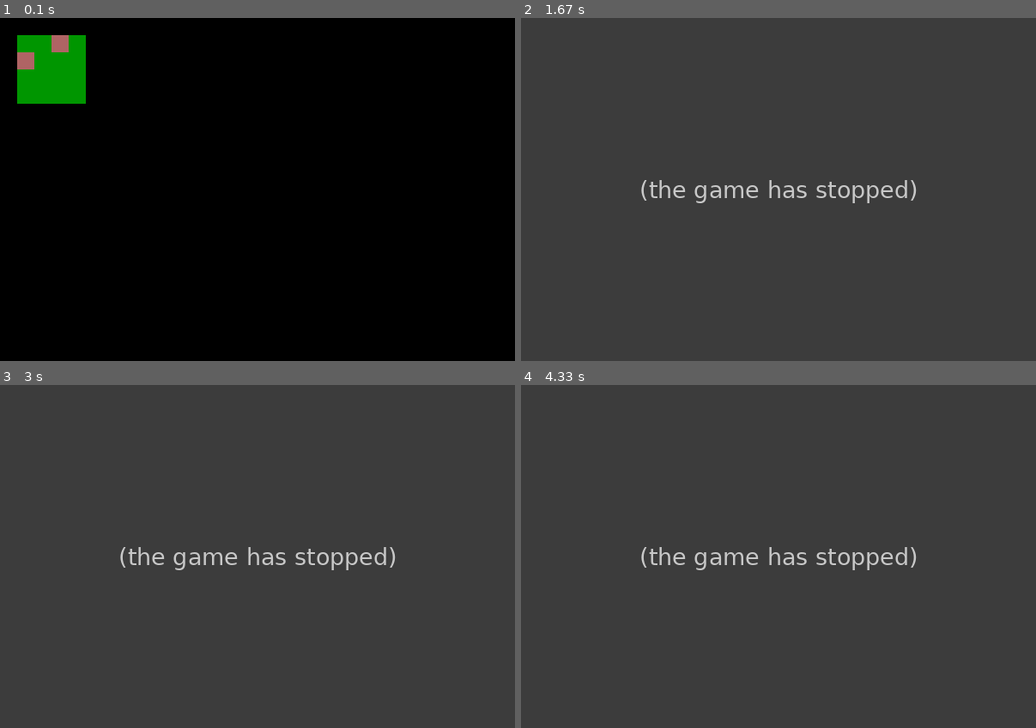
Above: before the commit, frames 1-4 (two rows, left to right).
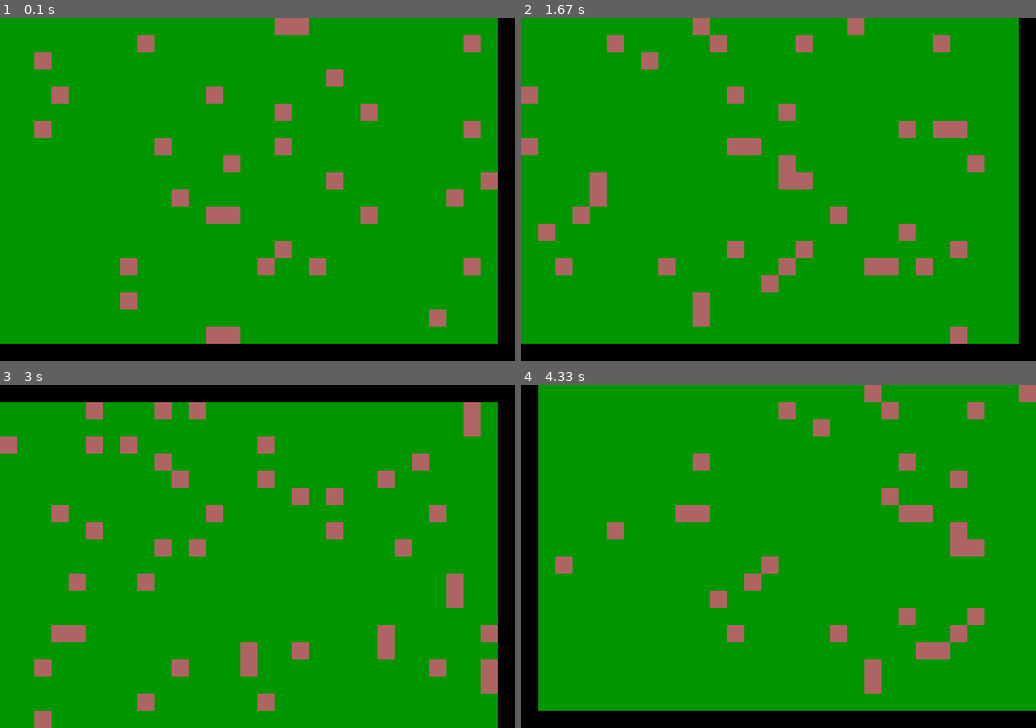
Above: after the commit, the same moments.

Repository: Name6672/python-testing
Game: pygame game, started from block colour grid.py
Same seed, same stepped clock (60 frames per second), same inputs: the game is played once before the commit and once after it.
Inputs (mouse positions are in pixels of both pictures, inside the frame that each line leads up to):
- Up to frame 1 (0.1 s): no input
- Up to frame 2 (1.67 s): hold F6 0.33-0.8 s; hold D 0.33-0.8 s; move the mouse to (757, 203) at 0.37 s; hold F5 0.83-1.3 s; hold D 0.83-1.3 s; move the mouse to (654, 192) at 0.87 s; press the mouse at (840, 220) at 1.37 s; move the mouse to (742, 141) at 1.47 s; release the mouse at (644, 62) at 1.6 s
- Up to frame 3 (3 s): press the mouse at (319, 587) at 1.7 s; move the mouse to (195, 566) at 1.8 s; release the mouse at (72, 546) at 1.93 s; hold D 2-2.47 s; click (231, 645) at 2.08 s; hold W 2.5-2.8 s; click (242, 498) at 2.58 s; hold D from 2.83 s (still down); click (185, 484) at 2.92 s
- Up to frame 4 (4.33 s): release D at 3.3 s; hold A 3.33-3.87 s; click (912, 525) at 3.42 s; hold S 3.9-4.2 s; click (938, 549) at 3.98 s; hold A from 4.23 s (still down); click (886, 494) at 4.32 s

The runs differ from the first frame. In frame 1, 90% of the frame differs, in the area x 0-97%, y 0-95%; in frame 2, 100%, in the area x 0-100%, y 0-100%; in frame 3, 100%; in frame 4, 100%.
Error before the commit: KeyError: 11 (block colour grid.py line 29); the game stopped at 1.37 s (later frames are placeholders)

Commit message:
added loading grids

Diff:
--- a/block colour grid.py
+++ b/block colour grid.py
@@ -2,6 +2,9 @@
 import pygame
 import utilities
 import math
+from blockGrid import BlockGrid
+from blockGrid import save_grid
+import gridFileParser
 
 #globals
 screen_size = width, height = (600,400)
@@ -9,46 +12,17 @@
 background_colour = 0x000000
 pygame.init()
 screen = pygame.display.set_mode(screen_size)
+GRID_SAVE_FILE = 'grid_saved_output.txt'
 
 clock = pygame.time.Clock()
 
 
 
-class BlockGrid:
-  def __init__(self,hori_blocks,vert_blocks,default_value=0):
-    self.blocks = self.create_blocks_container(hori_blocks,vert_blocks,default_value)
-  def create_blocks_container(self,hori,vert,value=0):
-    blocks = {}
-    for a in range(vert):
-      col = {}
-      for b in range(hori):
-        col.update({b:value})
-      blocks.update({a:col})
-    return blocks
-  def get_block(self,x,y):
-    return self.blocks[y][x]
-  def set_block(self,x,y,value):
-    self.blocks[y][x] = value
-  def number_of_blocks(self):
-    vertical = len(self.blocks)
-    horizontal = 0
-    for col in self.blocks:
-      horizontal += len(self.blocks[col])
-    return horizontal,vertical
+def main():
 
-def save_grid(grid:BlockGrid):
-  hori_blocks,vert_blocks = grid.number_of_blocks()
-  with open('grid_saved_output.txt','w') as file:
-    lines = []
-    for col in range(vert_blocks):
-      line = ''
-      for block in range(int(hori_blocks/vert_blocks)):
-        line += (' <' + str(grid.get_block(block,col)) + '> ')
-      lines.append((line + '\n'))
-    file.writelines(lines)
-    file.close()
-
-def main():
+  def load_grid(filename:str):
+    grid = gridFileParser.parse_file(filename)
+    return grid
 
   checker_colour_dict = {
     True:(175,100,100),
@@ -102,8 +76,8 @@
             grid.set_block(block,col,True)
 
   block_size = 20
-  vertical_blocks = int(6)
-  horizontal_blocks = int(6)
+  vertical_blocks = int(40)
+  horizontal_blocks = int(40)
 
   camera_size = camera_width,camera_height = (width/block_size,height/block_size)
 
@@ -171,6 +145,11 @@
       elif event.type == pygame.MOUSEBUTTONUP:
         if event.button == 1:
           mouse_down = False
+      elif event.type == pygame.KEYDOWN:
+        if event.key == pygame.K_F5:
+          save_grid(colour_grid)
+        elif event.key == pygame.K_F6:
+          colour_grid = load_grid(GRID_SAVE_FILE)
 
       elif event.type == pygame.QUIT:
         save_grid(colour_grid)
--- /dev/null
+++ b/blockGrid.py
@@ -0,0 +1,39 @@
+
+
+class BlockGrid:
+  def __init__(self,hori_blocks,vert_blocks,default_value=0):
+    self.blocks = self.create_blocks_container(hori_blocks,vert_blocks,default_value)
+  def create_blocks_container(self,hori:int,vert:int,value=0):
+    blocks = {}
+    for a in range(vert):
+      col = {}
+      for b in range(hori):
+        col.update({b:value})
+      blocks.update({a:col})
+    return blocks
+  def get_block(self,x,y):
+    return self.blocks[y][x]
+  def set_block(self,x,y,value):
+    self.blocks[y][x] = value
+  def number_of_blocks(self):
+    vertical = len(self.blocks)
+    horizontal = 0
+    for col in self.blocks:
+      horizontal += len(self.blocks[col])
+    return horizontal,vertical
+
+
+
+def save_grid(grid:BlockGrid):
+  hori_blocks,vert_blocks = grid.number_of_blocks()
+  with open('grid_saved_output.txt','w') as file:
+    lines = []
+    for col in range(vert_blocks):
+      line = ''
+      for block in range(int(hori_blocks/vert_blocks)):
+        line += (' <' + str(grid.get_block(block,col)) + '> ')
+      lines.append((line + '\n'))
+      print('saving line...')
+    file.writelines(lines)
+    file.close()
+    print('saved file')
--- /dev/null
+++ b/gridFileParser.py
@@ -0,0 +1,75 @@
+from ast import Try
+from optparse import Values
+from blockGrid import BlockGrid
+
+def parse_string(string:str):
+  if string == 'False':
+    return False
+  elif string == 'True':
+    return True
+  else:
+    colour = []
+    values = string.strip('()')
+    values = values.split(',')
+    for value in values:
+      colour.append(int(value))
+    return (colour[0],colour[1],colour[2])
+
+
+def make_grid(grid:BlockGrid,rows):
+  total_blocks,vert_blocks = grid.number_of_blocks()
+  hori_blocks = int(total_blocks/vert_blocks)
+  for col in range(vert_blocks):
+    for block in range(hori_blocks):
+        grid.set_block(block,col,rows[col][block])
+
+
+def parse_file(filename:str):
+  with open(filename,'r') as file:
+    content = file.readlines()
+
+    parsed_lines = []
+    for line in content:
+      collecting = False
+      line_strings = []
+      current_string = ''
+
+      for char in line:
+        if char == '<':
+          collecting = True
+          # current_string += char
+          print('added start')
+        elif char == '>':
+          collecting = False
+          # current_string += char
+          line_strings.append(current_string)
+          current_string = ''
+          print('added end')
+        elif collecting:
+          current_string += char
+          print('added char')
+      parsed_lines.append(line_strings)
+
+    rows = []
+    for line in parsed_lines:
+      # print(line)
+      objects = []
+      for string in line:
+        obj = parse_string(string)
+        objects.append(obj)
+      rows.append(objects)
+    for row in rows:
+      print(row)
+    grid_width = len(rows)
+    grid_objects = 0
+    for row in rows:
+      for obj in row:
+        grid_objects += 1
+    grid_height = grid_objects/grid_width
+    grid = BlockGrid(int(grid_width),int(grid_height))
+
+    make_grid(grid,rows)
+    return grid
+
+if __name__ == '__main__':
+  parse_file('grid_saved_output.txt')
--- a/grid_saved_output.txt
+++ b/grid_saved_output.txt
@@ -1,6 +1,40 @@
- <(0, 0, 0)>  <(0, 0, 0)>  <(0, 0, 0)>  <(0, 0, 0)>  <(0, 0, 0)>  <(0, 0, 0)>
- <(0, 0, 0)>  <False>  <False>  <False>  <False>  <(0, 0, 0)>
- <(0, 0, 0)>  <False>  <True>  <False>  <False>  <(0, 0, 0)>
- <(0, 0, 0)>  <False>  <False>  <False>  <False>  <(0, 0, 0)>
- <(0, 0, 0)>  <False>  <False>  <False>  <False>  <(0, 0, 0)>
- <(0, 0, 0)>  <(0, 0, 0)>  <(0, 0, 0)>  <(0, 0, 0)>  <(0, 0, 0)>  <(0, 0, 0)>
+ <(0, 0, 0)>  <(0, 0, 0)>  <(0, 0, 0)>  <(0, 0, 0)>  <(0, 0, 0)>  <(0, 0, 0)>  <(0, 0, 0)>  <(0, 0, 0)>  <(0, 0, 0)>  <(0, 0, 0)>  <(0, 0, 0)>  <(0, 0, 0)>  <(0, 0, 0)>  <(0, 0, 0)>  <(0, 0, 0)>  <(0, 0, 0)>  <(0, 0, 0)>  <(0, 0, 0)>  <(0, 0, 0)>  <(0, 0, 0)>  <(0, 0, 0)>  <(0, 0, 0)>  <(0, 0, 0)>  <(0, 0, 0)>  <(0, 0, 0)>  <(0, 0, 0)>  <(0, 0, 0)>  <(0, 0, 0)>  <(0, 0, 0)>  <(0, 0, 0)>  <(0, 0, 0)>  <(0, 0, 0)>  <(0, 0, 0)>  <(0, 0, 0)>  <(0, 0, 0)>  <(0, 0, 0)>  <(0, 0, 0)>  <(0, 0, 0)>  <(0, 0, 0)>  <(0, 0, 0)>
+ <(0, 0, 0)>  <True>  <False>  <True>  <False>  <True>  <False>  <False>  <False>  <False>  <False>  <False>  <False>  <False>  <False>  <True>  <False>  <False>  <False>  <True>  <False>  <True>  <False>  <False>  <False>  <False>  <False>  <False>  <False>  <False>  <False>  <False>  <False>  <False>  <False>  <False>  <False>  <True>  <False>  <(0, 0, 0)>
+ <(0, 0, 0)>  <True>  <True>  <True>  <False>  <False>  <False>  <False>  <False>  <False>  <False>  <False>  <False>  <False>  <False>  <False>  <False>  <False>  <False>  <False>  <False>  <False>  <False>  <False>  <False>  <False>  <False>  <False>  <False>  <False>  <False>  <False>  <False>  <False>  <False>  <False>  <False>  <True>  <False>  <(0, 0, 0)>
+ <(0, 0, 0)>  <True>  <False>  <True>  <False>  <True>  <False>  <False>  <True>  <False>  <True>  <False>  <False>  <False>  <False>  <True>  <False>  <True>  <False>  <False>  <False>  <False>  <False>  <False>  <False>  <True>  <False>  <False>  <False>  <False>  <False>  <False>  <False>  <False>  <False>  <False>  <False>  <False>  <False>  <(0, 0, 0)>
+ <(0, 0, 0)>  <False>  <False>  <False>  <False>  <False>  <False>  <False>  <False>  <False>  <False>  <False>  <False>  <False>  <False>  <False>  <False>  <False>  <False>  <True>  <False>  <False>  <False>  <False>  <False>  <False>  <False>  <False>  <False>  <False>  <False>  <False>  <False>  <False>  <True>  <False>  <False>  <False>  <False>  <(0, 0, 0)>
+ <(0, 0, 0)>  <False>  <False>  <False>  <False>  <False>  <False>  <False>  <False>  <False>  <False>  <False>  <False>  <False>  <False>  <False>  <False>  <False>  <False>  <False>  <False>  <False>  <False>  <False>  <False>  <True>  <False>  <False>  <False>  <False>  <False>  <False>  <True>  <False>  <False>  <False>  <False>  <False>  <False>  <(0, 0, 0)>
+ <(0, 0, 0)>  <False>  <False>  <False>  <False>  <False>  <False>  <False>  <False>  <False>  <False>  <False>  <False>  <False>  <False>  <False>  <False>  <False>  <False>  <False>  <False>  <False>  <False>  <False>  <False>  <False>  <False>  <True>  <False>  <True>  <False>  <False>  <False>  <False>  <False>  <False>  <False>  <False>  <False>  <(0, 0, 0)>
+ <(0, 0, 0)>  <False>  <False>  <False>  <False>  <False>  <False>  <False>  <False>  <False>  <False>  <False>  <False>  <True>  <False>  <False>  <False>  <False>  <False>  <False>  <False>  <False>  <True>  <False>  <False>  <False>  <False>  <False>  <False>  <False>  <False>  <False>  <False>  <False>  <False>  <True>  <False>  <False>  <False>  <(0, 0, 0)>
+ <(0, 0, 0)>  <False>  <False>  <False>  <False>  <False>  <False>  <True>  <False>  <False>  <False>  <False>  <False>  <False>  <False>  <True>  <False>  <False>  <False>  <False>  <False>  <False>  <False>  <False>  <False>  <False>  <False>  <False>  <False>  <True>  <False>  <False>  <False>  <False>  <False>  <False>  <False>  <False>  <False>  <(0, 0, 0)>
+ <(0, 0, 0)>  <False>  <False>  <True>  <False>  <False>  <False>  <False>  <False>  <False>  <False>  <False>  <False>  <False>  <False>  <False>  <False>  <False>  <False>  <True>  <False>  <True>  <False>  <False>  <False>  <False>  <False>  <False>  <False>  <False>  <False>  <False>  <False>  <True>  <False>  <False>  <False>  <False>  <False>  <(0, 0, 0)>
+ <(0, 0, 0)>  <False>  <False>  <False>  <False>  <False>  <False>  <False>  <False>  <False>  <False>  <False>  <False>  <False>  <False>  <False>  <False>  <False>  <False>  <False>  <False>  <False>  <False>  <False>  <False>  <False>  <False>  <False>  <False>  <False>  <False>  <False>  <False>  <False>  <False>  <False>  <False>  <False>  <False>  <(0, 0, 0)>
+ <(0, 0, 0)>  <False>  <False>  <False>  <True>  <False>  <False>  <False>  <False>  <False>  <False>  <False>  <False>  <False>  <True>  <False>  <False>  <False>  <True>  <False>  <False>  <False>  <False>  <False>  <False>  <False>  <False>  <False>  <False>  <False>  <False>  <False>  <False>  <False>  <False>  <False>  <True>  <False>  <False>  <(0, 0, 0)>
+ <(0, 0, 0)>  <False>  <False>  <False>  <False>  <False>  <False>  <False>  <False>  <False>  <False>  <False>  <False>  <False>  <False>  <False>  <False>  <False>  <False>  <False>  <False>  <False>  <False>  <False>  <False>  <False>  <False>  <False>  <False>  <False>  <False>  <False>  <False>  <False>  <False>  <False>  <True>  <False>  <False>  <(0, 0, 0)>
+ <(0, 0, 0)>  <False>  <False>  <False>  <False>  <False>  <False>  <False>  <False>  <False>  <False>  <False>  <False>  <False>  <False>  <False>  <False>  <False>  <False>  <False>  <False>  <False>  <False>  <False>  <False>  <False>  <False>  <False>  <False>  <False>  <False>  <False>  <False>  <False>  <False>  <False>  <False>  <False>  <False>  <(0, 0, 0)>
+ <(0, 0, 0)>  <False>  <False>  <False>  <False>  <False>  <False>  <False>  <False>  <False>  <False>  <False>  <False>  <True>  <True>  <False>  <False>  <False>  <False>  <False>  <False>  <False>  <False>  <False>  <False>  <False>  <False>  <False>  <False>  <False>  <False>  <False>  <True>  <False>  <False>  <False>  <False>  <False>  <True>  <(0, 0, 0)>
+ <(0, 0, 0)>  <False>  <False>  <False>  <False>  <False>  <False>  <False>  <False>  <True>  <False>  <False>  <False>  <False>  <False>  <False>  <False>  <False>  <False>  <False>  <False>  <False>  <False>  <False>  <True>  <False>  <False>  <True>  <False>  <False>  <False>  <False>  <True>  <False>  <False>  <False>  <False>  <False>  <False>  <(0, 0, 0)>
+ <(0, 0, 0)>  <False>  <False>  <False>  <False>  <False>  <False>  <False>  <True>  <False>  <False>  <False>  <True>  <False>  <False>  <False>  <False>  <False>  <False>  <False>  <True>  <False>  <False>  <False>  <False>  <False>  <False>  <False>  <False>  <False>  <False>  <False>  <False>  <False>  <False>  <True>  <False>  <False>  <True>  <(0, 0, 0)>
+ <(0, 0, 0)>  <False>  <False>  <False>  <False>  <False>  <False>  <False>  <False>  <False>  <False>  <False>  <False>  <False>  <False>  <False>  <False>  <False>  <False>  <False>  <False>  <False>  <False>  <False>  <False>  <False>  <False>  <False>  <False>  <False>  <False>  <False>  <False>  <False>  <False>  <False>  <False>  <False>  <True>  <(0, 0, 0)>
+ <(0, 0, 0)>  <False>  <False>  <False>  <False>  <False>  <False>  <False>  <False>  <True>  <False>  <False>  <False>  <False>  <False>  <False>  <False>  <False>  <True>  <False>  <False>  <False>  <False>  <False>  <False>  <True>  <False>  <False>  <False>  <False>  <False>  <False>  <False>  <False>  <False>  <False>  <False>  <False>  <False>  <(0, 0, 0)>
+ <(0, 0, 0)>  <False>  <False>  <False>  <False>  <True>  <False>  <False>  <False>  <False>  <False>  <False>  <True>  <False>  <False>  <False>  <False>  <False>  <False>  <False>  <False>  <False>  <False>  <False>  <False>  <False>  <False>  <False>  <False>  <False>  <False>  <False>  <False>  <False>  <False>  <False>  <False>  <False>  <False>  <(0, 0, 0)>
+ <(0, 0, 0)>  <False>  <False>  <False>  <False>  <False>  <False>  <False>  <False>  <False>  <False>  <False>  <False>  <False>  <False>  <False>  <False>  <False>  <False>  <False>  <True>  <False>  <False>  <False>  <False>  <False>  <False>  <False>  <False>  <True>  <False>  <False>  <False>  <False>  <False>  <False>  <False>  <False>  <False>  <(0, 0, 0)>
+ <(0, 0, 0)>  <False>  <False>  <False>  <False>  <False>  <False>  <False>  <False>  <False>  <False>  <False>  <False>  <False>  <False>  <True>  <False>  <False>  <False>  <False>  <False>  <True>  <False>  <False>  <False>  <False>  <True>  <False>  <False>  <False>  <False>  <False>  <False>  <False>  <True>  <False>  <False>  <False>  <False>  <(0, 0, 0)>
+ <(0, 0, 0)>  <False>  <False>  <False>  <False>  <False>  <False>  <False>  <False>  <False>  <False>  <False>  <False>  <False>  <False>  <False>  <False>  <True>  <False>  <False>  <False>  <False>  <False>  <False>  <False>  <False>  <False>  <False>  <False>  <False>  <False>  <False>  <False>  <False>  <False>  <False>  <False>  <False>  <False>  <(0, 0, 0)>
+ <(0, 0, 0)>  <False>  <False>  <False>  <False>  <False>  <False>  <False>  <False>  <False>  <False>  <False>  <False>  <False>  <False>  <False>  <False>  <False>  <False>  <False>  <False>  <False>  <False>  <False>  <False>  <False>  <False>  <False>  <False>  <False>  <False>  <False>  <False>  <False>  <False>  <False>  <False>  <False>  <False>  <(0, 0, 0)>
+ <(0, 0, 0)>  <False>  <False>  <False>  <False>  <False>  <False>  <False>  <False>  <False>  <True>  <False>  <False>  <False>  <False>  <False>  <False>  <False>  <False>  <False>  <False>  <False>  <True>  <False>  <False>  <False>  <False>  <False>  <False>  <False>  <False>  <False>  <False>  <False>  <False>  <False>  <False>  <False>  <False>  <(0, 0, 0)>
+ <(0, 0, 0)>  <False>  <False>  <False>  <False>  <False>  <False>  <False>  <False>  <False>  <False>  <False>  <False>  <False>  <False>  <False>  <False>  <False>  <False>  <False>  <False>  <False>  <False>  <False>  <False>  <True>  <False>  <False>  <False>  <False>  <False>  <False>  <False>  <False>  <False>  <False>  <False>  <False>  <False>  <(0, 0, 0)>
+ <(0, 0, 0)>  <False>  <False>  <False>  <False>  <False>  <False>  <False>  <False>  <False>  <False>  <False>  <False>  <False>  <False>  <False>  <False>  <False>  <False>  <False>  <False>  <False>  <False>  <False>  <False>  <False>  <False>  <False>  <False>  <False>  <False>  <False>  <True>  <False>  <True>  <True>  <False>  <False>  <False>  <(0, 0, 0)>
+ <(0, 0, 0)>  <False>  <False>  <False>  <False>  <False>  <False>  <False>  <False>  <True>  <True>  <False>  <False>  <False>  <False>  <False>  <False>  <False>  <False>  <False>  <False>  <False>  <False>  <True>  <False>  <False>  <False>  <False>  <False>  <False>  <False>  <False>  <False>  <False>  <False>  <False>  <False>  <False>  <False>  <(0, 0, 0)>
+ <(0, 0, 0)>  <False>  <False>  <False>  <False>  <True>  <False>  <False>  <False>  <False>  <False>  <False>  <False>  <False>  <False>  <False>  <False>  <False>  <False>  <False>  <False>  <False>  <False>  <False>  <False>  <True>  <False>  <False>  <False>  <False>  <False>  <False>  <False>  <False>  <False>  <False>  <True>  <False>  <False>  <(0, 0, 0)>
+ <(0, 0, 0)>  <False>  <False>  <False>  <False>  <False>  <False>  <False>  <False>  <False>  <False>  <False>  <False>  <False>  <True>  <False>  <False>  <False>  <False>  <False>  <False>  <False>  <False>  <False>  <False>  <True>  <True>  <False>  <False>  <False>  <False>  <False>  <False>  <False>  <False>  <False>  <False>  <False>  <False>  <(0, 0, 0)>
+ <(0, 0, 0)>  <False>  <True>  <False>  <False>  <False>  <False>  <False>  <False>  <False>  <False>  <False>  <False>  <False>  <True>  <False>  <False>  <False>  <False>  <False>  <False>  <False>  <False>  <False>  <False>  <False>  <False>  <False>  <False>  <False>  <False>  <False>  <False>  <False>  <False>  <False>  <False>  <False>  <False>  <(0, 0, 0)>
+ <(0, 0, 0)>  <False>  <False>  <False>  <False>  <False>  <False>  <False>  <False>  <False>  <False>  <False>  <False>  <True>  <False>  <False>  <False>  <False>  <False>  <False>  <False>  <False>  <False>  <False>  <False>  <False>  <False>  <False>  <False>  <False>  <False>  <False>  <False>  <False>  <False>  <False>  <False>  <False>  <False>  <(0, 0, 0)>
+ <(0, 0, 0)>  <False>  <False>  <False>  <False>  <False>  <False>  <False>  <False>  <False>  <False>  <True>  <False>  <False>  <False>  <False>  <False>  <False>  <False>  <False>  <False>  <False>  <False>  <False>  <False>  <False>  <False>  <False>  <False>  <False>  <False>  <False>  <True>  <False>  <False>  <False>  <False>  <False>  <False>  <(0, 0, 0)>
+ <(0, 0, 0)>  <False>  <False>  <False>  <False>  <False>  <False>  <False>  <False>  <False>  <False>  <False>  <False>  <False>  <False>  <False>  <False>  <False>  <False>  <False>  <False>  <False>  <True>  <False>  <False>  <False>  <True>  <False>  <False>  <False>  <False>  <False>  <False>  <False>  <False>  <True>  <False>  <False>  <False>  <(0, 0, 0)>
+ <(0, 0, 0)>  <False>  <False>  <False>  <False>  <False>  <False>  <False>  <False>  <False>  <False>  <False>  <True>  <False>  <False>  <False>  <False>  <False>  <True>  <False>  <False>  <False>  <False>  <False>  <False>  <True>  <False>  <False>  <False>  <False>  <True>  <True>  <False>  <True>  <False>  <False>  <False>  <False>  <False>  <(0, 0, 0)>
+ <(0, 0, 0)>  <False>  <False>  <False>  <False>  <False>  <False>  <False>  <False>  <False>  <False>  <False>  <False>  <False>  <False>  <False>  <False>  <False>  <False>  <False>  <False>  <False>  <False>  <False>  <True>  <False>  <False>  <False>  <False>  <False>  <False>  <False>  <False>  <False>  <False>  <False>  <False>  <False>  <False>  <(0, 0, 0)>
+ <(0, 0, 0)>  <False>  <False>  <False>  <False>  <False>  <False>  <False>  <False>  <False>  <False>  <False>  <False>  <False>  <False>  <False>  <False>  <False>  <False>  <False>  <True>  <False>  <False>  <False>  <False>  <False>  <False>  <False>  <False>  <False>  <False>  <False>  <False>  <False>  <False>  <False>  <False>  <False>  <False>  <(0, 0, 0)>
+ <(0, 0, 0)>  <False>  <False>  <False>  <False>  <False>  <False>  <False>  <False>  <False>  <False>  <False>  <False>  <False>  <False>  <False>  <False>  <False>  <False>  <False>  <True>  <False>  <False>  <False>  <False>  <False>  <False>  <False>  <False>  <False>  <False>  <False>  <False>  <False>  <False>  <False>  <False>  <False>  <False>  <(0, 0, 0)>
+ <(0, 0, 0)>  <False>  <False>  <False>  <False>  <False>  <False>  <False>  <False>  <False>  <False>  <False>  <False>  <False>  <False>  <False>  <False>  <False>  <False>  <False>  <False>  <False>  <False>  <False>  <False>  <False>  <False>  <False>  <False>  <False>  <False>  <False>  <False>  <False>  <False>  <True>  <False>  <False>  <False>  <(0, 0, 0)>
+ <(0, 0, 0)>  <(0, 0, 0)>  <(0, 0, 0)>  <(0, 0, 0)>  <(0, 0, 0)>  <(0, 0, 0)>  <(0, 0, 0)>  <(0, 0, 0)>  <(0, 0, 0)>  <(0, 0, 0)>  <(0, 0, 0)>  <(0, 0, 0)>  <(0, 0, 0)>  <(0, 0, 0)>  <(0, 0, 0)>  <(0, 0, 0)>  <(0, 0, 0)>  <(0, 0, 0)>  <(0, 0, 0)>  <(0, 0, 0)>  <(0, 0, 0)>  <(0, 0, 0)>  <(0, 0, 0)>  <(0, 0, 0)>  <(0, 0, 0)>  <(0, 0, 0)>  <(0, 0, 0)>  <(0, 0, 0)>  <(0, 0, 0)>  <(0, 0, 0)>  <(0, 0, 0)>  <(0, 0, 0)>  <(0, 0, 0)>  <(0, 0, 0)>  <(0, 0, 0)>  <(0, 0, 0)>  <(0, 0, 0)>  <(0, 0, 0)>  <(0, 0, 0)>  <(0, 0, 0)>
